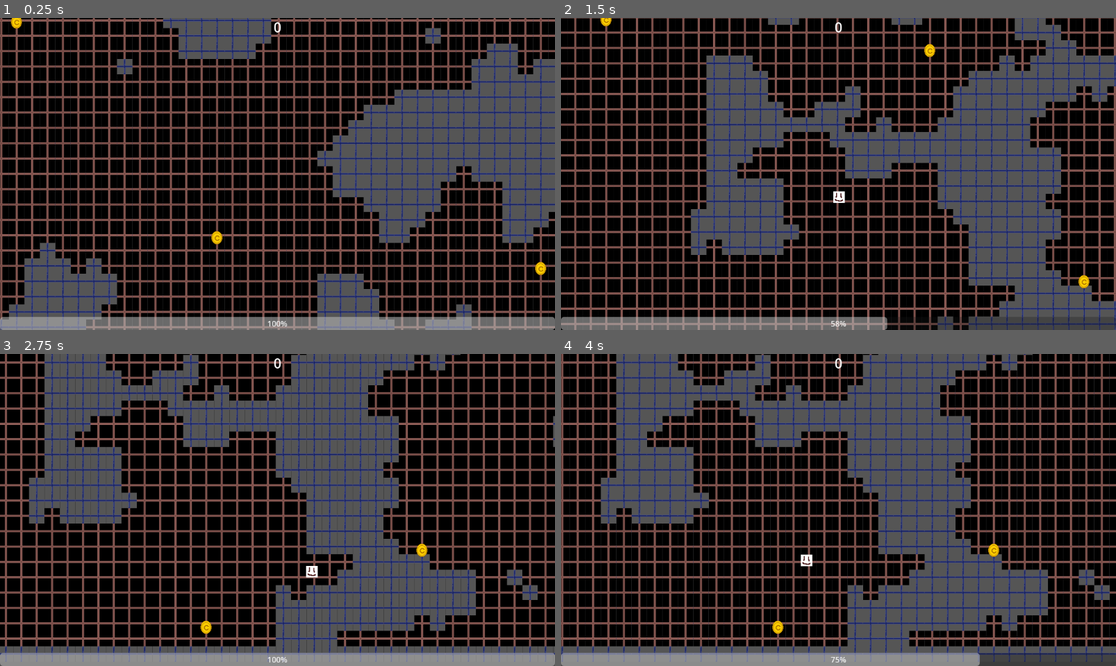
Above: before the commit, frames 1-4 (two rows, left to right).
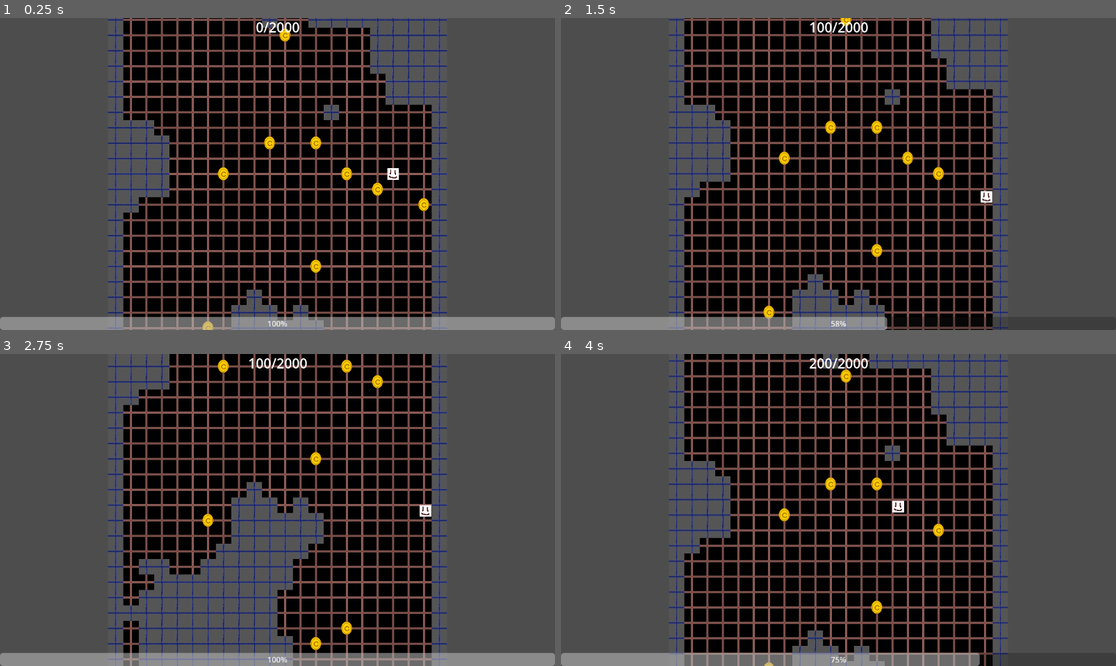
Above: after the commit, the same moments.

Repository: RETRO30/godot-game-intership
Game: Godot game, scene res://scenes/Main.tscn
The game is run twice, just before and just after one commit, with the same random seed, the same clock (stepped at 60 frames per second) and the same inputs.
Inputs:
- Up to frame 1 (0.25 s): no input
- Up to frame 2 (1.5 s): hold Right (ui_right) 0.53-1.28 s; tap Space (jump) at 0.6, 0.77, 1.07, 1.35 s; hold Down (ui_down) from 1.28 s (still down)
- Up to frame 3 (2.75 s): tap Space (jump) at 1.52, 1.82, 2.1 s; release Down (ui_down) at 2.03 s; hold Right (ui_right) from 2.03 s (still down)
- Up to frame 4 (4 s): release Right (ui_right) at 2.78 s; hold Up (ui_up) 2.78-3.53 s; tap Space (jump) at 2.85, 3.02, 3.32, 3.6, 3.77 s; hold Left (ui_left) from 3.53 s (still down)

The runs differ from the first frame. In frame 1, 64% of the frame differs, in the area x 0-100%, y 0-100%; in frame 2, 73%; in frame 3, 78%; in frame 4, 73%.

Commit message:
Code refactoring, add autoload, add settings structs and settings with config file

Diff:
--- a/autoload/game_manager.gd
+++ b/autoload/game_manager.gd
@@ -1 +1,33 @@
 extends Node
+
+
+# Scene managment
+var current_scene: Node
+
+func change_scene(scene_path: String) -> void:
+	if current_scene:
+		current_scene.queue_free()
+	var scene = load(scene_path).instantiate()
+	get_tree().root.add_child(scene)
+	current_scene = scene
+
+# Score managment
+@export var player_score: int = 0
+@export var coin_cost: int = 100
+
+signal player_score_changed(value: int)
+
+func increase_player_score() -> void:
+	player_score += coin_cost
+	Log.log_info("Score changed")
+	player_score_changed.emit(player_score)
+
+func reset_player_score() -> void:
+	player_score = 0
+	player_score_changed.emit(player_score)
+
+@warning_ignore("unused_signal")
+signal player_teleport_time_changed(
+	teleport_cooldown: float,
+	teleport_time_left: float
+)
--- /dev/null
+++ b/autoload/log.gd
@@ -0,0 +1,10 @@
+extends Node
+
+func log_info(message: String) -> void:
+	print("[INFO] %s - %s" % [Time.get_datetime_string_from_system(), message])
+
+func log_warn(message: String) -> void:
+	print("[WARN] %s - %s" % [Time.get_datetime_string_from_system(), message])
+
+func log_error(message: String) -> void:
+	print("[ERROR] %s - %s" % [Time.get_datetime_string_from_system(), message])
--- a/autoload/settings.gd
+++ b/autoload/settings.gd
@@ -1 +1,48 @@
 extends Node
+
+var settings_path: String = "/data/settings.cfg"
+var data: SettingsStruct = SettingsStruct.new()
+
+func _ready() -> void:
+	var ok = load_settings()
+	if not ok:
+		Log.log_error("Settings not loaded")
+		assert(ok, "Error loading setting, check " + settings_path)
+
+
+func load_settings() -> bool:
+	var config_file = ConfigFile.new()
+	var err = config_file.load("res:/"+settings_path)
+	var ok: bool = true
+
+	if err != Error.OK:
+		var settings_dict = data.to_dict()
+		_dict_to_file(settings_dict, config_file, true)
+	else:
+		var data_from_file: Dictionary = _file_to_dict(config_file)
+		ok = data.from_dict(data_from_file)
+		var data_to_file: Dictionary = data.to_dict()
+		_dict_to_file(data_to_file, config_file, true)
+
+	return ok
+
+
+func _dict_to_file(dict: Dictionary, cfg: ConfigFile, save: bool = false) -> void:
+	for section in dict.keys():
+		for key in dict[section].keys():
+			cfg.set_value(section, key, dict[section][key])
+	if save:
+		var err = cfg.save("res:/"+settings_path)
+		if err == Error.OK:
+			Log.log_info("Settings saved succesfully:" + settings_path)
+		else:
+			Log.log_error("Settings not saved:" + err)
+
+
+func _file_to_dict(cfg: ConfigFile) -> Dictionary:
+	var result: Dictionary = {}
+	for section in cfg.get_sections():
+		result[section] = {}
+		for key in cfg.get_section_keys(section):
+			result[section][key] = cfg.get_value(section, key)
+	return result
--- a/data/settings.cfg
+++ b/data/settings.cfg
@@ -1,13 +1,16 @@
-[graphics]
-fullscreen=true
-resolution=1920x1080
+[world]
 
-[game]
+world_size_x=22
+world_size_y=55
 count_coins=20
-count_enemies=5
-enemy_speed=300
 
 [player]
-speed=400
+
+player_speed=400.0
 teleport_cooldown=1.5
 teleport_distance=10
+
+[enemy]
+
+enemy_count=5
+enemy_speed=500.0
--- a/project.godot
+++ b/project.godot
@@ -20,6 +20,7 @@
 GameManager="*res://autoload/game_manager.gd"
 Settings="*res://autoload/settings.gd"
 Save="*res://autoload/save.gd"
+Log="*res://autoload/log.gd"
 
 [input]
 
--- /dev/null
+++ b/scenes/Coin.tscn
@@ -0,0 +1,20 @@
+[gd_scene load_steps=4 format=3 uid="uid://bdp8ltdjvddrb"]
+
+[ext_resource type="Script" uid="uid://c5tue2o2mlbrb" path="res://scripts/objects/coin/coin.gd" id="1_kyq3r"]
+[ext_resource type="Texture2D" uid="uid://cu8qfff3rtidl" path="res://art/objects/coin.png" id="2_5twpi"]
+
+[sub_resource type="CircleShape2D" id="CircleShape2D_ff18a"]
+radius = 16.03122
+
+[node name="Coin" type="Node2D"]
+script = ExtResource("1_kyq3r")
+
+[node name="Sprite2D" type="Sprite2D" parent="."]
+texture = ExtResource("2_5twpi")
+
+[node name="Area2D" type="Area2D" parent="."]
+
+[node name="CollisionShape2D" type="CollisionShape2D" parent="Area2D"]
+shape = SubResource("CircleShape2D_ff18a")
+
+[connection signal="body_entered" from="Area2D" to="." method="_on_area_2d_body_entered"]
--- a/scenes/CoinManager.tscn
+++ b/scenes/CoinManager.tscn
@@ -1,24 +1,6 @@
-[gd_scene load_steps=5 format=3 uid="uid://b36dycb6s2sur"]
+[gd_scene load_steps=2 format=3 uid="uid://b36dycb6s2sur"]
 
-[ext_resource type="Script" uid="uid://bnv1yw4oolve7" path="res://scripts/coin_manager.gd" id="1_ikxlp"]
-[ext_resource type="Texture2D" uid="uid://cu8qfff3rtidl" path="res://art/objects/coin.png" id="2_4q2nk"]
-[ext_resource type="Script" uid="uid://c5tue2o2mlbrb" path="res://scripts/coin.gd" id="2_o0ahe"]
-
-[sub_resource type="CircleShape2D" id="CircleShape2D_ff18a"]
-radius = 16.03122
+[ext_resource type="Script" uid="uid://bnv1yw4oolve7" path="res://scripts/objects/coin/coin_manager.gd" id="1_ikxlp"]
 
 [node name="CoinManager" type="Node2D"]
 script = ExtResource("1_ikxlp")
-
-[node name="Coin" type="Node2D" parent="."]
-script = ExtResource("2_o0ahe")
-
-[node name="Sprite2D" type="Sprite2D" parent="Coin"]
-texture = ExtResource("2_4q2nk")
-
-[node name="Area2D" type="Area2D" parent="Coin"]
-
-[node name="CollisionShape2D" type="CollisionShape2D" parent="Coin/Area2D"]
-shape = SubResource("CircleShape2D_ff18a")
-
-[connection signal="body_entered" from="Coin/Area2D" to="Coin" method="_on_area_2d_body_entered"]
--- /dev/null
+++ b/scenes/KeyMapAndRules.tscn
@@ -0,0 +1,11 @@
+[gd_scene format=3 uid="uid://djcuiin70n755"]
+
+[node name="KeymapAndRules" type="Label"]
+offset_right = 40.0
+offset_bottom = 23.0
+text = "Move - W/A/S/D or Up/Left/Down/Right Arrow
+Teleport through wall - Space + W/A/S/D or Up/Left/Down/Right Arrow
+
+Collect coins and don't get caught by demons!"
+horizontal_alignment = 1
+vertical_alignment = 1
--- a/scenes/Main.tscn
+++ b/scenes/Main.tscn
@@ -1,33 +1,16 @@
-[gd_scene load_steps=8 format=3 uid="uid://lx0jx8tl7sa0"]
+[gd_scene load_steps=7 format=3 uid="uid://lx0jx8tl7sa0"]
 
 [ext_resource type="Script" uid="uid://da1348jhaeodg" path="res://scripts/main.gd" id="1_0bbpv"]
 [ext_resource type="PackedScene" uid="uid://c80kns32hah4a" path="res://scenes/World.tscn" id="1_elqb8"]
 [ext_resource type="PackedScene" uid="uid://dhpguqq6ycys7" path="res://scenes/Player.tscn" id="2_rvslj"]
+[ext_resource type="PackedScene" uid="uid://bdp8ltdjvddrb" path="res://scenes/Coin.tscn" id="4_c01mt"]
 [ext_resource type="PackedScene" uid="uid://b36dycb6s2sur" path="res://scenes/CoinManager.tscn" id="4_rarhs"]
-[ext_resource type="PackedScene" uid="uid://b6u7br34sdlsy" path="res://scenes/ScoreManager.tscn" id="5_c01mt"]
 [ext_resource type="PackedScene" uid="uid://c641jlws0jmes" path="res://scenes/PlayerHUD.tscn" id="6_nxtc6"]
-[ext_resource type="Script" uid="uid://cwbr0gd2ihauw" path="res://scripts/hud.gd" id="7_nxtc6"]
 
 [node name="Main" type="Node2D"]
 script = ExtResource("1_0bbpv")
-
-[node name="Player" parent="." node_paths=PackedStringArray("world_node") instance=ExtResource("2_rvslj")]
-z_index = 10
-platform_on_leave = 2
-world_node = NodePath("../World")
-
-[node name="World" parent="." instance=ExtResource("1_elqb8")]
-scale = Vector2(1, 0.99553573)
-
-[node name="CoinManager" parent="." node_paths=PackedStringArray("world_node", "player_node", "score_manager_node") instance=ExtResource("4_rarhs")]
-z_index = 9
-world_node = NodePath("../World")
-player_node = NodePath("../Player")
-score_manager_node = NodePath("../ScoreManager")
-
-[node name="ScoreManager" parent="." instance=ExtResource("5_c01mt")]
-
-[node name="PlayerHUD" parent="." node_paths=PackedStringArray("score_manager_node", "player_node") instance=ExtResource("6_nxtc6")]
-script = ExtResource("7_nxtc6")
-score_manager_node = NodePath("../ScoreManager")
-player_node = NodePath("../Player")
+world_scene = ExtResource("1_elqb8")
+player_scene = ExtResource("2_rvslj")
+coin_scene = ExtResource("4_c01mt")
+player_hud_scene = ExtResource("6_nxtc6")
+coin_manager_scene = ExtResource("4_rarhs")
--- a/scenes/Player.tscn
+++ b/scenes/Player.tscn
@@ -1,6 +1,6 @@
 [gd_scene load_steps=4 format=3 uid="uid://dhpguqq6ycys7"]
 
-[ext_resource type="Script" uid="uid://c3vut668ffj5c" path="res://scripts/player.gd" id="1_v6fml"]
+[ext_resource type="Script" uid="uid://c3vut668ffj5c" path="res://scripts/characters/player.gd" id="1_v6fml"]
 [ext_resource type="Texture2D" uid="uid://b5f6nfnmmdpgd" path="res://art/characters/player.png" id="2_3li8b"]
 
 [sub_resource type="RectangleShape2D" id="RectangleShape2D_v6fml"]
--- a/scenes/PlayerHUD.tscn
+++ b/scenes/PlayerHUD.tscn
@@ -1,6 +1,9 @@
-[gd_scene format=3 uid="uid://c641jlws0jmes"]
+[gd_scene load_steps=2 format=3 uid="uid://c641jlws0jmes"]
+
+[ext_resource type="Script" uid="uid://cwbr0gd2ihauw" path="res://scripts/world/hud.gd" id="1_0kcyj"]
 
 [node name="PlayerHUD" type="CanvasLayer"]
+script = ExtResource("1_0kcyj")
 
 [node name="Control" type="Control" parent="."]
 layout_mode = 3
--- a/scenes/ScoreManager.tscn
+++ /dev/null
@@ -1,6 +0,0 @@
-[gd_scene load_steps=2 format=3 uid="uid://b6u7br34sdlsy"]
-
-[ext_resource type="Script" uid="uid://ni6fe5fdq6vo" path="res://scripts/score_manager.gd" id="1_hrodo"]
-
-[node name="ScoreManager" type="Node2D"]
-script = ExtResource("1_hrodo")
--- a/scenes/World.tscn
+++ b/scenes/World.tscn
@@ -1,6 +1,6 @@
 [gd_scene load_steps=3 format=3 uid="uid://c80kns32hah4a"]
 
-[ext_resource type="Script" uid="uid://dvnf14v2pvufq" path="res://scripts/world.gd" id="1_32lhk"]
+[ext_resource type="Script" uid="uid://dvnf14v2pvufq" path="res://scripts/world/world.gd" id="1_32lhk"]
 [ext_resource type="TileSet" uid="uid://bex21kewcbdan" path="res://tilesets/tileset.tres" id="2_32lhk"]
 
 [node name="World" type="Node2D"]
--- /dev/null
+++ b/scripts/characters/player.gd
@@ -0,0 +1,61 @@
+extends CharacterBody2D
+
+@export var world_node: Node2D
+@onready var camera: Camera2D = $Camera2D
+
+# Settings
+var speed := Settings.data.player_settings.player_speed
+var teleport_distance := Settings.data.player_settings.teleport_distance # in tiles
+var teleport_cooldown := Settings.data.player_settings.teleport_cooldown # seconds
+var teleport_time_left = 0.0
+
+
+func _ready() -> void:
+	camera.limit_right = Settings.data.world_settings.world_size.x * 32
+	camera.limit_bottom = Settings.data.world_settings.world_size.y * 32
+
+
+
+func _physics_process(_delta):
+	_get_input()
+	move_and_slide()
+
+
+func _process(delta: float) -> void:
+	if teleport_time_left > 0:
+		teleport_time_left -= delta
+		GameManager.player_teleport_time_changed.emit(
+			teleport_cooldown,
+			teleport_time_left
+		)
+
+
+func _get_input():
+	var input_direction = Input.get_vector(
+		"ui_left",
+		"ui_right",
+		"ui_up",
+		"ui_down"
+	)
+	velocity = input_direction * speed
+
+	if Input.is_action_just_pressed("jump") and input_direction != Vector2.ZERO:
+		if teleport_time_left <= 0:
+			_do_teleport(input_direction)
+
+func _do_teleport(direction: Vector2) -> void:
+	if world_node == null:
+		Log.log_error("World node not assigned, teleport can't be calculated")
+		return
+	var target_pos = world_node.get_nearest_free_cell(
+		global_position,
+		direction,
+		teleport_distance,
+		true
+	)
+	global_position = target_pos
+
+	_start_teleport_cooldown()
+
+func _start_teleport_cooldown() -> void:
+	teleport_time_left = teleport_cooldown
--- a/scripts/coin_manager.gd
+++ /dev/null
@@ -1,40 +0,0 @@
-extends Node2D
-
-@export var world_node: Node2D
-@export var player_node: Node2D
-@export var score_manager_node: Node2D
-
-@onready var coin: Node2D = $Coin
-
-#settings
-@export var coin_count: int = 20
-@export var coin_cost: int = 100
-
-var coins = []
-
-func _ready() -> void:
-	_spawn_coins()
-
-
-func _spawn_coins():
-	_spawn_coin(coin)
-	for i in range(1, coin_count):
-		_spawn_coin(null)
-
-func _spawn_coin(coin_object: Node2D):
-	if world_node == null:
-		print("ERROR: world_node is not assigned")
-		return
-	var new_position: Vector2 = world_node.get_random_ground_position()
-	if coin_object == null:
-		coin_object = coin.duplicate()
-		add_child(coin_object)
-	coin_object.collected.connect(_on_coin_collected)
-	coin_object.position = new_position
-
-
-func _on_coin_collected() -> void:
-	if score_manager_node == null:
-		print("ERROR: score_manager_node is not assigned")
-		return
-	score_manager_node.add_score(coin_cost)
--- a/scripts/hud.gd
+++ /dev/null
@@ -1,27 +0,0 @@
-extends CanvasLayer
-
-@export var score_manager_node: Node2D
-@export var player_node: Node2D
-@onready var score_label: Label = $Control/ScoreLabel
-@onready var stamina_progress_bar = $Control/StaminaProgressBar
-
-var stamina_timer: SceneTreeTimer
-
-
-func _ready() -> void:
-	if score_manager_node == null:
-		print("ERROR: score_manager_node is not assigned")
-		return
-	score_manager_node.score_changed.connect(_on_score_changed)
-	if player_node == null:
-		print("ERROR: player_node is not assigned")
-		return
-	player_node.dash_time_changed.connect(_on_dash_time_changed)
-
-
-func _on_score_changed(score: int):
-	score_label.text = str(score)
-
-func _on_dash_time_changed(dash_cooldown: float, dash_time_left: float):
-	stamina_progress_bar.max_value = dash_cooldown
-	stamina_progress_bar.value = dash_cooldown - dash_time_left
--- a/scripts/main.gd
+++ b/scripts/main.gd
@@ -1,8 +1,54 @@
 extends Node2D
 
-@onready var world = $World
-@onready var player = $Player
+
+@export var world_scene: PackedScene
+@export var player_scene: PackedScene
+@export var coin_scene: PackedScene
+@export var player_hud_scene: PackedScene
+@export var coin_manager_scene: PackedScene
+
+var world: Node2D
+var player: Node2D
+var coin_manager: Node2D
+var player_hud: CanvasLayer
+
 
 func _ready():
-	var spawn_pos = world.get_random_ground_position()
-	player.position = spawn_pos
+	var null_errors: int = 0
+	if world_scene:
+		world = world_scene.instantiate()
+		world.position = Vector2(0.0, 0.0)
+		add_child(world)
+	else:
+		null_errors += 1
+		Log.log_error("World scene is not assigned")
+
+	if player_scene:
+		player = player_scene.instantiate()
+		player.world_node = world
+		player.position = world.get_random_ground_position()
+		add_child(player)
+	else:
+		null_errors += 1
+		Log.log_error("Player scene is not assigned")
+
+	if coin_manager_scene:
+		coin_manager = coin_manager_scene.instantiate()
+		coin_manager.world_node = world
+		coin_manager.coin_scene = coin_scene
+		coin_manager.player_node = player
+		add_child(coin_manager)
+	else:
+		null_errors += 1
+		Log.log_error("Coin manager scene is not assigned")
+
+	if player_hud_scene:
+		player_hud = player_hud_scene.instantiate()
+		add_child(player_hud)
+	else:
+		null_errors += 1
+		Log.log_error("Player hud scene is not assigned")
+
+	if null_errors > 0:
+		Log.log_error("Scenes not assigned: " + str(null_errors))
+		assert(null_errors == 0, "Assign scenes to main scene!")
--- a/scripts/coin.gd
+++ b/scripts/objects/coin/coin.gd
@@ -1,8 +1,10 @@
 extends Node2D
+
+@export var player_node: Node2D
 
 signal collected
 
 func _on_area_2d_body_entered(body: Node2D) -> void:
-	if body.name == "Player":
-		emit_signal("collected")
+	if body == player_node:
+		collected.emit()
 		queue_free()
--- /dev/null
+++ b/scripts/objects/coin/coin_manager.gd
@@ -0,0 +1,53 @@
+extends Node2D
+class_name CoinManager
+
+@export var world_node: Node2D
+@export var coin_scene: PackedScene
+@export var player_node: Node2D
+
+var coins: Array = []
+
+func _ready() -> void:
+	_spawn_coins()
+
+func _spawn_coins() -> void:
+	if world_node == null or coin_scene == null:
+		Log.log_error("CoinManager: world_node or coin_scene not assigned")
+		return
+	_clear_coins()
+	for i in range(Settings.data.world_settings.count_coins):
+		_spawn_coin()
+
+func _spawn_coin() -> void:
+	var coin_positions: Array = []
+	for inst in coins:
+		coin_positions.append(inst.position)
+	if world_node == null or coin_scene == null:
+		Log.log_error("CoinManager: world_node or coin_scene not assigned")
+		return
+
+	var coin_instance: Node2D = coin_scene.instantiate()
+	var new_position = world_node.get_random_ground_position()
+	while new_position in coin_positions:
+		new_position = world_node.get_random_ground_position()
+	coin_instance.position = new_position
+
+	coin_instance.collected.connect(_on_coin_collected)
+
+	coin_instance.player_node = player_node
+
+	add_child(coin_instance)
+
+
+
+	coins.append(coin_instance)
+
+func _on_coin_collected() -> void:
+	Log.log_info("Coin collected!")
+	GameManager.increase_player_score()
+
+func _clear_coins() -> void:
+	for coin in coins:
+		if is_instance_valid(coin):
+			coin.queue_free()
+	coins.clear()
--- a/scripts/player.gd
+++ /dev/null
@@ -1,51 +0,0 @@
-extends CharacterBody2D
-
-@export var speed := 400
-@export var dash_distance := 10 # in tiles
-@export var world_node: Node2D
-
-@export var dash_cooldown := 1.5 # seconds
-var dash_time_left = 0.0
-
-signal dash_time_changed(dash_cooldown: float, dash_time_left: float)
-
-func _physics_process(_delta):
-	_get_input()
-	move_and_slide()
-
-
-func _process(delta: float) -> void:
-	if dash_time_left > 0:
-		dash_time_left -= delta
-		dash_time_changed.emit(dash_cooldown, dash_time_left)
-
-
-func _get_input():
-	var input_direction = Input.get_vector(
-		"ui_left",
-		"ui_right",
-		"ui_up",
-		"ui_down"
-	)
-	velocity = input_direction * speed
-
-	if Input.is_action_just_pressed("jump") and input_direction != Vector2.ZERO:
-		if dash_time_left <= 0:
-			_do_dash(input_direction)
-
-func _do_dash(direction: Vector2) -> void:
-	if world_node == null:
-		print("ERRO: World node not assigned, dash can't be calculated")
-		return
-	var target_pos = world_node.get_nearest_free_cell(
-		global_position,
-		direction,
-		dash_distance,
-		true
-	)
-	global_position = target_pos
-
-	_start_dash_cooldown()
-
-func _start_dash_cooldown() -> void:
-	dash_time_left = dash_cooldown
--- a/scripts/score_manager.gd
+++ /dev/null
@@ -1,13 +0,0 @@
-extends Node2D
-
-signal score_changed(new_score: int)
-
-var score: int = 0
-
-func add_score(amount: int) -> void:
-	score += amount
-	score_changed.emit(score)
-
-func reset_score() -> void:
-	score = 0
-	score_changed.emit(score)
--- /dev/null
+++ b/scripts/settings/enemy_settings_struct.gd
@@ -0,0 +1,25 @@
+extends Resource
+class_name EnemySettingsStruct
+
+@export var enemy_speed: float = 500
+@export var enemy_count: int = 5
+
+func validate() -> bool:
+	var ok = true
+	if enemy_count < 0:
+		Log.log_error("Enemy speed must be bigger than 0")
+		ok = false
+	if enemy_speed < 0:
+		Log.log_error("Enemy speed must be bigger than 0")
+		ok = false
+	return ok
+
+func to_dict() -> Dictionary:
+	return {
+		"enemy_count": enemy_count,
+		"enemy_speed": enemy_speed
+	}
+
+func from_dict(data: Dictionary) -> void:
+	enemy_speed = data.get("enemy_speed", 500)
+	enemy_count = data.get("enemy_count", 1)
--- /dev/null
+++ b/scripts/settings/player_settings_struct.gd
@@ -0,0 +1,32 @@
+extends Resource
+
+class_name PlayerSettingsStruct
+
+@export var player_speed: float = 400
+@export var teleport_cooldown: float = 1.5
+@export var teleport_distance: int = 10 # in tiles
+
+func validate() -> bool:
+	var ok = true
+	if player_speed < 0:
+		Log.log_error("Player speed must be bigger than 0")
+		ok = false
+	if teleport_distance < 0:
+		Log.log_error("Teleport distance must be bigger than 0")
+		ok = false
+	if teleport_cooldown < 0:
+		Log.log_error("Teleport cooldown must be bigger than 0")
+		ok = false
+	return ok
+
+func to_dict() -> Dictionary:
+	return {
+		"player_speed": player_speed,
+		"teleport_cooldown": teleport_cooldown,
+		"teleport_distance": teleport_distance,
+	}
+
+func from_dict(data: Dictionary) -> void:
+	player_speed = data.get("player_speed", player_speed)
+	teleport_cooldown = data.get("teleport_cooldown", teleport_cooldown)
+	teleport_distance = data.get("teleport_distance", teleport_distance)
--- /dev/null
+++ b/scripts/settings/settings_struct.gd
@@ -0,0 +1,49 @@
+extends Resource
+class_name SettingsStruct
+
+@export var world_settings: WorldSettingsStruct
+
+@export var player_settings: PlayerSettingsStruct
+@export var enemy_settings: EnemySettingsStruct
+
+
+func _init() -> void:
+	to_default()
+
+
+func to_default() -> void:
+	world_settings = WorldSettingsStruct.new()
+	player_settings = PlayerSettingsStruct.new()
+	enemy_settings = EnemySettingsStruct.new()
+
+
+func to_dict() -> Dictionary:
+	return {
+		"world": world_settings.to_dict(),
+		"player": player_settings.to_dict(),
+		"enemy": enemy_settings.to_dict()
+	}
+
+
+func from_dict(data: Dictionary) -> bool:
+	if data.has("world"):
+		world_settings.from_dict(data["world"])
+	if data.has("player"):
+		player_settings.from_dict(data["player"])
+	if data.has("enemy"):
+		enemy_settings.from_dict(data["enemy"])
+	var ok: bool = validate()
+	return ok
+
+
+func validate() -> bool:
+	var objects_to_validate: Array = [
+		world_settings,
+		enemy_settings,
+		player_settings
+	]
+	var ok: Array[bool] = []
+	for object in objects_to_validate:
+		ok.append(object and object.validate())
+
+	return ok.all(func(n): return n)
--- /dev/null
+++ b/scripts/settings/world_settings_struct.gd
@@ -0,0 +1,32 @@
+extends Resource
+class_name WorldSettingsStruct
+
+# world
+@export var world_size: Vector2i = Vector2i(64, 64)
+
+# coins
+@export var count_coins: int = 20
+
+func validate() -> bool:
+	var ok = true
+	if world_size.x < 20 or world_size.y < 20:
+		Log.log_error("World size must be bigger or equal to (20, 20)")
+		ok = false
+	if count_coins < 1:
+		Log.log_error("Count coins must be bigger or equal to 1")
+		ok = false
+	return ok
+
+func to_dict() -> Dictionary:
+	return {
+		"world_size_x": world_size.x,
+		"world_size_y": world_size.y,
+		"count_coins": count_coins,
+	}
+
+func from_dict(data: Dictionary) -> void:
+	world_size = Vector2i(
+		data.get("world_size_x", world_size.x),
+		data.get("world_size_y", world_size.y)
+	)
+	count_coins = data.get("count_coins", count_coins)
--- /dev/null
+++ b/scripts/world/hud.gd
@@ -0,0 +1,27 @@
+extends CanvasLayer
+
+@onready var score_label: Label = $Control/ScoreLabel
+@onready var stamina_progress_bar = $Control/StaminaProgressBar
+
+
+func _ready() -> void:
+	score_label.text = str(
+		0
+		) + "/" + str(
+		GameManager.coin_cost * Settings.data.world_settings.count_coins
+	)
+	GameManager.player_score_changed.connect(_on_score_changed)
+	GameManager.player_teleport_time_changed.connect(_on_player_teleport_time_changed)
+
+
+func _on_score_changed(value: int):
+	Log.log_info("Score changed: " + str(value))
+	score_label.text = str(
+		value
+		) + "/" + str(
+		GameManager.coin_cost * Settings.data.world_settings.count_coins
+	)
+
+func _on_player_teleport_time_changed(teleport_cooldown: float, teleport_time_left: float):
+	stamina_progress_bar.max_value = teleport_cooldown
+	stamina_progress_bar.value = teleport_cooldown - teleport_time_left
--- a/scripts/world.gd
+++ b/scripts/world/world.gd
@@ -1,12 +1,12 @@
 extends Node2D
 
 # map settings
-@export var width: int = 64
-@export var height: int = 64
+var width: int = Settings.data.world_settings.world_size.x
+var height: int = Settings.data.world_settings.world_size.y
 
 # generation settings
-@export var wall_threshold: float = 0.56
-@export var frequency: float = 0.08
+var wall_threshold: float = 0.56
+var frequency: float = 0.08
 
 var generation_seed: int = randi()
 var noise := FastNoiseLite.new()
@@ -32,11 +32,11 @@
 			var v := noise.get_noise_2d(float(x), float(y))
 			var nv := (v + 1.0) * 0.5
 
-			if x == 0 or y == 0 or x == width - 1 or y == height - 1:
+			if x == 0 or y == 0 or x == width - 1 or y == height - 1: # world edges
 				wall_layer.set_cell(Vector2i(x, y), source_id, Vector2i(1, 0))
-			elif nv > wall_threshold:
+			elif nv > wall_threshold: # walls
 				wall_layer.set_cell(Vector2i(x, y), source_id, Vector2i(1, 0))
-			else:
+			else: # ground
 				ground_layer.set_cell(Vector2i(x, y), source_id, Vector2i(0, 0))
 
 
@@ -55,19 +55,22 @@
 	return chosen * tile_size + tile_size/2
 
 
-
-func _highlight_cell(cell: Vector2i, duration: float = 0.2) -> void:
+func _highlight_cell(
+	cell: Vector2i,
+	duration: float = 0.2,
+	color: Color = Color(0.0, 0.6, 1.0, 0.502)
+) -> void:
 	var tile_size = ground_layer.tile_set.tile_size
 	var highlight = ColorRect.new()
-	highlight.color = Color(0.0, 0.6, 1.0, 0.502)
+	highlight.color = color
 	highlight.size = tile_size
 	highlight.position = cell * tile_size
 	highlight_layer.add_child(highlight)
 
-	# Через duration удаляем подсветку
 	await get_tree().create_timer(duration).timeout
 	if is_instance_valid(highlight):
 		highlight.queue_free()
+
 
 func get_nearest_free_cell(
 	start_pos: Vector2,
Not shown, added: autoload/log.gd.uid
Renamed: scripts/player.gd.uid -> scripts/characters/player.gd.uid
Renamed: scripts/coin.gd.uid -> scripts/objects/coin/coin.gd.uid
Renamed: scripts/coin_manager.gd.uid -> scripts/objects/coin/coin_manager.gd.uid
Not shown, removed: scripts/score_manager.gd.uid
Not shown, added: scripts/settings/enemy_settings_struct.gd.uid
Not shown, added: scripts/settings/player_settings_struct.gd.uid
Not shown, added: scripts/settings/settings_struct.gd.uid
Not shown, added: scripts/settings/world_settings_struct.gd.uid
Renamed: scripts/hud.gd.uid -> scripts/world/hud.gd.uid
Renamed: scripts/world.gd.uid -> scripts/world/world.gd.uid
